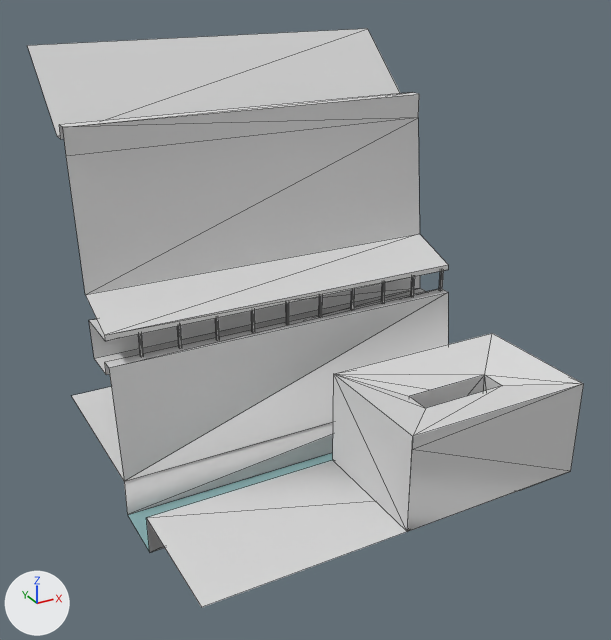
Renders of the OBJ model assets/stl_export/cc2w.obj from each side of a commit.
Rendered twice from a 50 mm lens placed at (-28.7, -52.8, 36.3), pointed at (-0.3, -1.2, 10.5). The axes (+X, +Y, +Z) are drawn at lower left. The lights are the same throughout. The first picture is the older version. Mesh edges are drawn as thin lines. Where no turn or scale is listed for an object, it has been applied to the vertices. Vertices at exactly the same position are counted once.

Script lines for the objects in view, before the commit:
```python
me_cc2w = bpy.data.meshes.new('cc2w')
me_cc2w.from_pydata(...)  # 138 vertices, 199 faces; spans x -15.0..15.0, y -15.0..15.0, z -3.0..29.6
# faces by material slot: [197, 2]
me_cc2w.materials.append(mat_default)  # light grey #dadada
me_cc2w.materials.append(mat_water)  # greyish cyan #88afb1
ob_cc2w = bpy.data.objects.new('cc2w', me_cc2w)
ob_cc2w.location = (0.0, 0.0, 0.0)
```
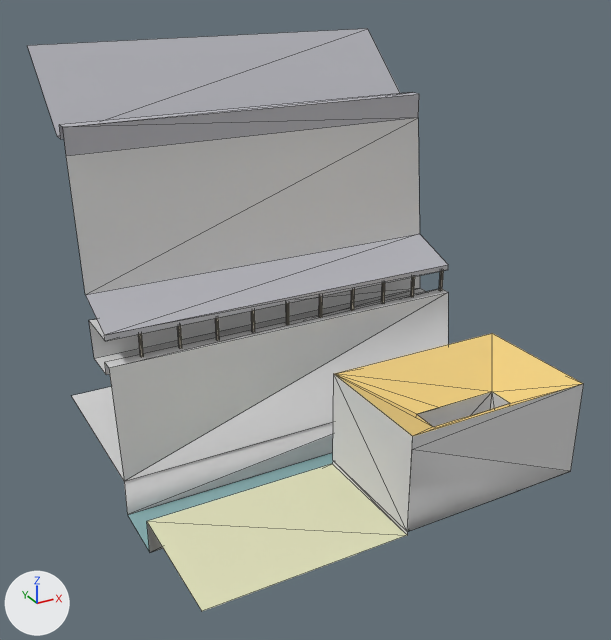
What differs and where, as boxes [x1, y1, x2, y2] in the pictures (611 x 640 px; the box of a moved part takes in the faces that stretch with it):
'cc2w', reshaped: before [27, 29, 584, 607]; after [27, 29, 584, 611]
part 1 of me_cc2w, moved or reshaped: before [146, 375, 502, 607]; after [147, 392, 509, 611]
part 2 of me_cc2w, recoloured (light grey to grey): [27, 29, 448, 341] in both
part 3 of me_cc2w, recoloured: [138, 271, 444, 357] in both
part 4 of me_cc2w, recoloured: [335, 333, 583, 436] in both

Patch to the scene script:
```diff
--- a/assets/stl_export/cc2w.obj.py
+++ b/assets/stl_export/cc2w.obj.py
@@ mat_material @@
+mat_material = principled_material('Material')
+mat_material.base_color = (0.878, 0.639, 0.224)  # yellow #f1d182
+mat_material.roughness = 1.0
@@ mat_straw @@
+mat_straw = principled_material('straw')
+mat_straw.base_color = (0.569, 0.514, 0.42)  # light grey #c7bead
+mat_straw.roughness = 1.0
@@ mat_cortyard @@
+mat_cortyard = principled_material('cortyard')
+mat_cortyard.base_color = (0.878, 0.792, 0.651)  # pale yellow #f1e6d3
+mat_cortyard.roughness = 1.0
@@ mat_w @@
+mat_w = principled_material('w')
+mat_w.base_color = (0.757, 0.757, 0.502)  # beige #e2e2bc
+mat_w.roughness = 1.0
@@ mat_castleroof @@
+mat_castleroof = principled_material('castleRoof')
+mat_castleroof.base_color = (0.471, 0.471, 0.51)  # grey #b7b7bd
+mat_castleroof.roughness = 1.0
@@ me_cc2w @@
 # used by ob_cc2w; location = (0.0, 0.0, 0.0)
-me_cc2w.from_pydata(...)  # 138 vertices, 199 faces; spans x -15.0..15.0, y -15.0..15.0, z -3.0..29.6
+me_cc2w.from_pydata(...)  # 140 vertices, 205 faces; spans x -15.0..15.0, y -15.0..15.0, z -3.0..29.6
+# me_cc2w part 1
+# 2 vertices are removed from x -15.0, y -15.0..-5.0, z 0.0
+# 3 faces are deleted
+# 5 vertices in x 4.0..11.0, y -11.0..-9.0, z 6.5 move by (0.0, -1.0, -1.0)
+# 4 vertices in x 4.0..11.0, y -11.0..-9.0, z 0.0 move by (0.0, -1.0, 0.0)
+# 4 vertices are added at (0.0, -5.0, -0.3), (-15.0, -5.0, -0.3), (0.0, -15.0, -0.3), (-15.0, -15.0, -0.3)
+# 7 new faces join them, mat_default (light grey #dadada)
+# 2 new faces join them, mat_w (beige #e2e2bc)
+# me_cc2w part 2: 14 faces spanning x -15.0..15.0, y 1.2..15.0, z 11.0..29.6 switch from mat_default (light grey #dadada) to mat_castleroof (grey #b7b7bd)
+# me_cc2w part 3: 120 faces spanning x -12.5..14.7, y 1.5..1.7, z 9.0..11.0 switch from mat_default (light grey #dadada) to mat_straw (light grey #c7bead)
+# me_cc2w part 4: 9 faces spanning x 0.0..15.0, y -15.0..-5.0, z 5.5..7.5 switch from mat_default (light grey #dadada) to mat_material (yellow #f1d182)
 me_cc2w.materials.append(mat_water)
+me_cc2w.materials.append(mat_cortyard)  # pale yellow #f1e6d3
+me_cc2w.materials.append(mat_w)  # beige #e2e2bc
```
